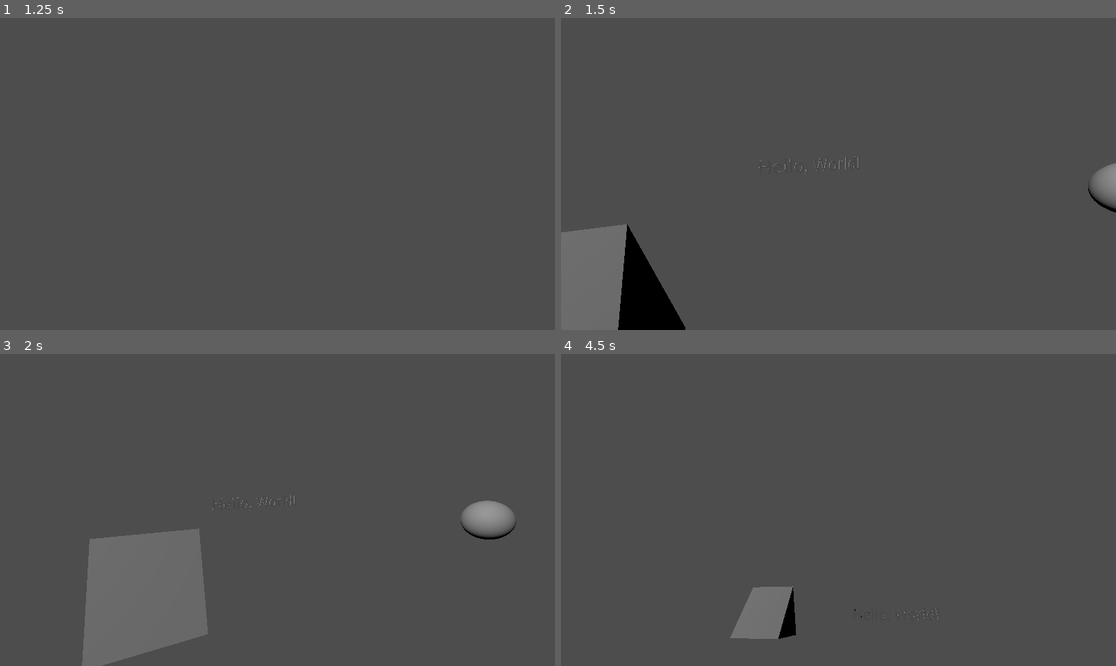
Above: before the commit, frames 1-4 (two rows, left to right).
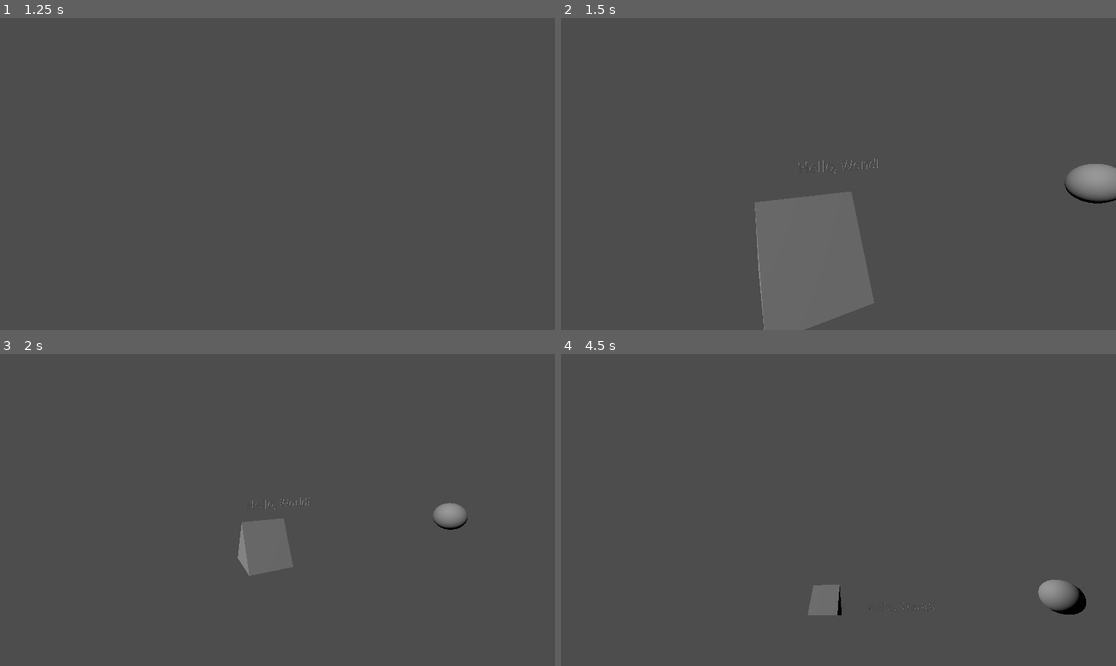
Above: after the commit, the same moments.

Repository: EcSolticia/EcFlyCamGD
Game: Godot game, scene res://test.tscn
Two runs of this game, one before a commit and one after it. Both use one fixed random seed, a clock stepped at 60 frames per second and the inputs below.
Inputs (mouse positions are in pixels of both pictures, inside the frame that each line leads up to):
- Up to frame 1 (1.25 s): tap Enter at 0.5 s; move the mouse to (399, 158) at 0.52 s; hold D (Right) from 0.53 s (still down)
- Up to frame 2 (1.5 s): tap Space (Up) at 1.25 s; move the mouse to (727, 189) at 1.27 s; release D (Right) at 1.28 s; hold S (Backward) from 1.28 s (still down)
- Up to frame 3 (2 s): keep holding S (Backward)
- Up to frame 4 (4.5 s): move the mouse to (894, 441) at 2.02 s; release S (Backward) at 2.03 s; hold D (Right) 2.03-2.78 s; tap Enter at 2.75 s; move the mouse to (810, 572) at 2.77 s; hold W (Forward) 2.78-3.53 s; move the mouse to (1005, 556) at 3.52 s; hold A (Left) from 3.53 s (still down); tap Space (Up) at 4.25 s; move the mouse to (672, 463) at 4.27 s

Frame 1 is identical in both runs. In frame 2, 14% of the frame differs, in the area x 0-100%, y 44-100%; in frame 3, 11%; in frame 4, 2.7%.

Commit message:
Ability to change mesh and collision shape from instantiated scene through export variables (doesn't update in the editor)

Diff:
--- a/FlyCam/fly_cam_controller.gd
+++ b/FlyCam/fly_cam_controller.gd
@@ -11,8 +11,14 @@
 
 @onready var cam_node = get_node("Cam")
 
+@export var mesh_used : Mesh
+@export var collision_shape_used : Shape3D
+func _ready() -> void:
+	get_node("CollisionShape3D/MeshInstance3D").mesh = mesh_used
+	get_node("CollisionShape3D").shape = collision_shape_used
+	get_node("CollisionShape3D").disabled = true
+
 func _physics_process(delta: float) -> void:
-
 	# reset velocity
 	velocity = Vector3()
 
--- a/FlyCam/fly_cam_controller.tscn
+++ b/FlyCam/fly_cam_controller.tscn
@@ -1,21 +1,28 @@
-[gd_scene load_steps=5 format=3 uid="uid://cgigqfys0eyju"]
+[gd_scene load_steps=7 format=3 uid="uid://cgigqfys0eyju"]
 
 [ext_resource type="Script" path="res://FlyCam/fly_cam_controller.gd" id="1_krqre"]
 [ext_resource type="Script" path="res://FlyCam/cam.gd" id="2_eokoq"]
 
-[sub_resource type="CapsuleShape3D" id="CapsuleShape3D_1dyv5"]
+[sub_resource type="CapsuleMesh" id="CapsuleMesh_rjk1j"]
 
-[sub_resource type="CapsuleMesh" id="CapsuleMesh_l1oui"]
+[sub_resource type="CapsuleShape3D" id="CapsuleShape3D_htxtd"]
+
+[sub_resource type="CapsuleShape3D" id="CapsuleShape3D_80c0y"]
+
+[sub_resource type="CapsuleMesh" id="CapsuleMesh_cqmhb"]
 
 [node name="FlyCamController" type="CharacterBody3D"]
 script = ExtResource("1_krqre")
+movement_sensitivity = 5.0
+mesh_used = SubResource("CapsuleMesh_rjk1j")
+collision_shape_used = SubResource("CapsuleShape3D_htxtd")
 
 [node name="Cam" type="Camera3D" parent="."]
 transform = Transform3D(1, 0, 0, 0, 1, 0, 0, 0, 1, 0, 0.568253, 0)
 script = ExtResource("2_eokoq")
 
 [node name="CollisionShape3D" type="CollisionShape3D" parent="."]
-shape = SubResource("CapsuleShape3D_1dyv5")
+shape = SubResource("CapsuleShape3D_80c0y")
 
 [node name="MeshInstance3D" type="MeshInstance3D" parent="CollisionShape3D"]
-mesh = SubResource("CapsuleMesh_l1oui")
+mesh = SubResource("CapsuleMesh_cqmhb")
